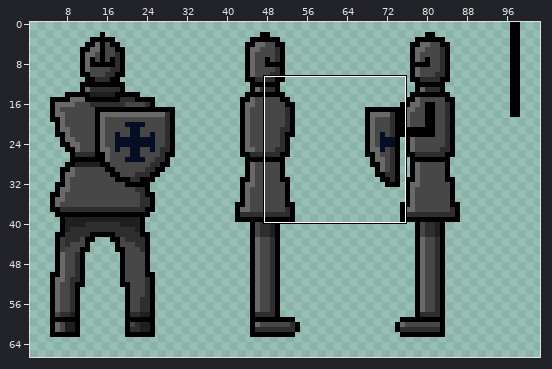
Sprite sheet: StickmanRun/Assets/Resources/Sprites/Player/KnightNoHand.png. Above, an overview of the earlier version with the close-up marked.
Close-up. Old version:
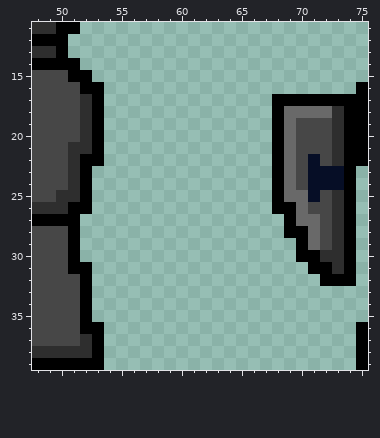
The file is 128x64 pixels. Shown: x 48..75, y 11..39. The old version is drawn lined up with the new one, on the new canvas. The wide view leaves out empty margins.
After:
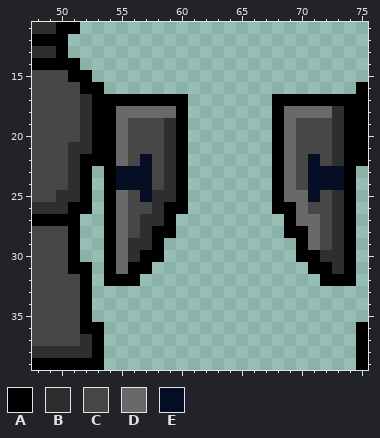
Palette (. is transparent): A #000000  B #2e2e2e  C #474747  D #696969  E #060e26
From the commit log: updated player sprite, added new platforming section
The exact change:
canvas 128x64 -> 128x128
y 17: x 54..60 ....... -> AAAAAAA
y 18: x 54..60 ....... -> ADDDDDA
y 19..21: x 54..60 ....... -> ADCCCBA
y 22: x 54..60 ....... -> ADCECBA
y 23..24: x 54..60 ....... -> AEEECBA
y 25: x 54..60 ....... -> ADCEBBA
y 26: x 54..60 ....... -> ADCCBAA
y 27: x 54..59 ...... -> ADCBBA
y 28: x 54..59 ...... -> ADCBAA
y 29: x 54..58 ..... -> ADBBA
y 30: x 54..58 ..... -> ADBAA
y 31: x 54..57 .... -> ADAA
y 32: x 54..56 ... -> AAA
Pixel boxes of the changes (left, top, right, bottom) in both close-ups:
added: (104, 94, 188, 286)
